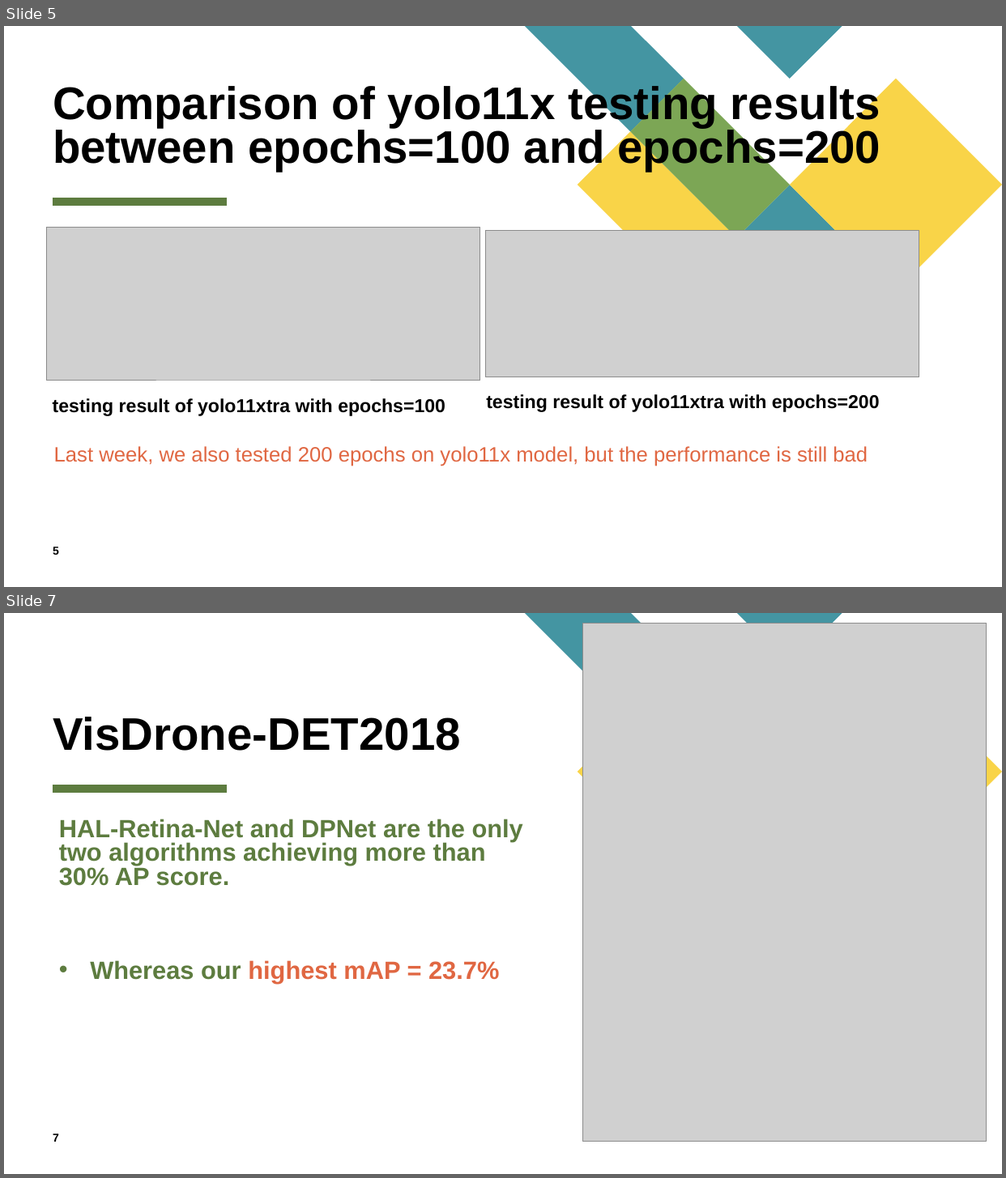
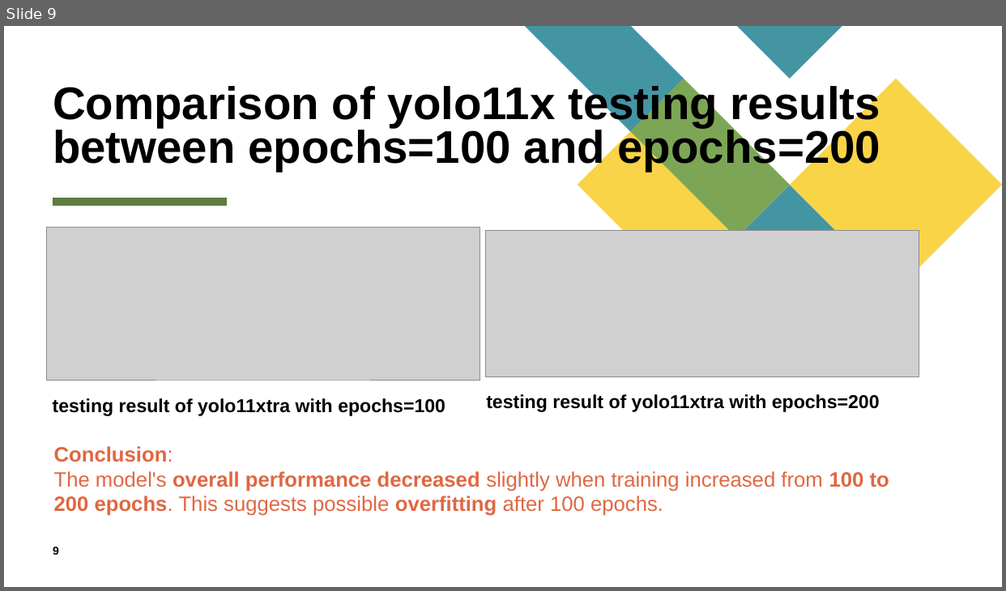
Before and after one commit to Kevin-Whoo/EE6008_48_UAV, a slide deck: EE6008_48_UAV_week4.pptx. Shown one above the other, each under a label of ours: slides 5 and 7 before the commit, slide 9 after it; the slides between them are not shown. The pictures are 1006x1178 and 1006x591 pixels, drawn with LibreOffice and Linux fonts; fonts in the diff are those of the drawing; grey boxes stand for pictures. Boxes give left, top, right and bottom in pixels: in the first picture for what was removed or moved away, otherwise in the second. Text is boxed around its words. In the diff, an @@ line names an element or a change of style, - is before the commit and + after.

```diff
--- a/EE6008_48_UAV_week4.pptx
+++ b/EE6008_48_UAV_week4.pptx
@@ slide 7 removed at [4,613,1002,1174], background #FFFFFF; not listed: 5 template elements that a slide beside it also shows @@
@@ picture removed at [582,623,987,1142] @@
@@ title removed at [53,717,461,751] @@
-VisDrone-DET2018
@@ text removed at [59,819,523,983] @@
-HAL-Retina-Net and DPNet are the only two algorithms achieving more than 30% AP score.
-• Whereas our highest mAP = 23.7%
@@ page number removed at [53,1134,59,1142] @@
-7
@@ what was slide 5 is now slide 9 @@
@@ slide 9 changed as well @@
@@ text at [54,446,889,516]: text changed @@
-Last week, we also tested 200 epochs on yolo11x model, but the performance is still bad
+Conclusion:
+The model's overall performance decreased slightly when training increased from 100 to 200 epochs. This suggests possible overfitting after 100 epochs.
@@ page number at [53,547,59,555]: text changed @@
-5
+9
```
Also in this commit, not shown: 3 other slides changed, 6 slides added, 15 other slides removed, 1 other file.
